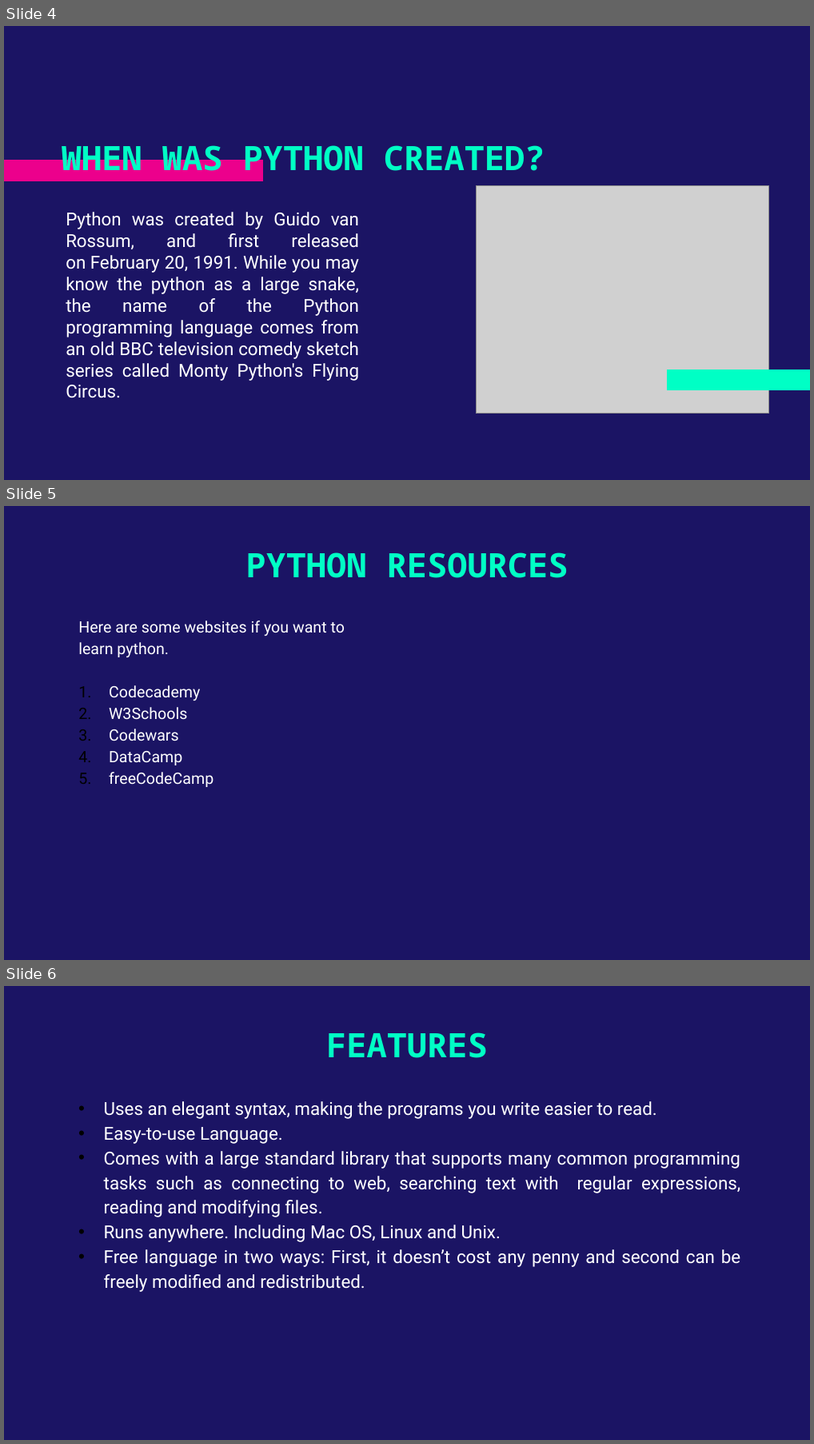
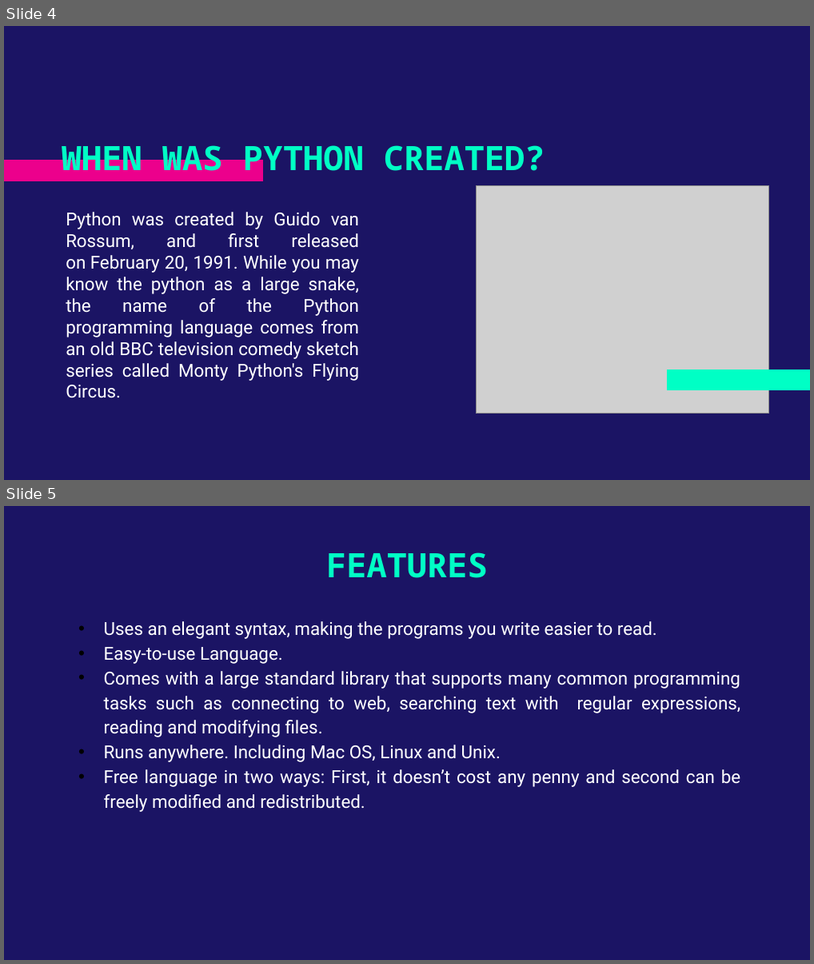
Before and after one commit to BhavinDhanwani/Assignments, a slide deck: Soft Skill Assignment/Python.pptx. Shown one above the other, each under a label of ours: slides 4, 5 and 6 before the commit, slides 4 and 5 after it. The pictures are 814x1444 and 814x964 pixels, drawn with LibreOffice and Linux fonts; fonts in the diff are those of the drawing; grey boxes stand for pictures. Boxes give left, top, right and bottom in pixels: in the first picture for what was removed or moved away, otherwise in the second. Text is boxed around its words. In the diff, an @@ line names an element or a change of style, - is before the commit and + after.

```diff
--- a/Soft Skill Assignment/Python.pptx
+++ b/Soft Skill Assignment/Python.pptx
@@ slide 5 removed at <box>4,506,810,960</box>, background #1B1464 @@
@@ title removed at <box>246,552,569,578</box> @@
-PYTHON RESOURCES
@@ text removed at <box>78,620,345,787</box> @@
-Here are some websites if you want to learn python.
-1. Codecademy
-2. W3Schools
-3. Codewars
-4. DataCamp
-5. freeCodeCamp
@@ what was slide 6 is now slide 5 @@
```
Also in this commit, not shown: 1 slide changed, 5 other files.
